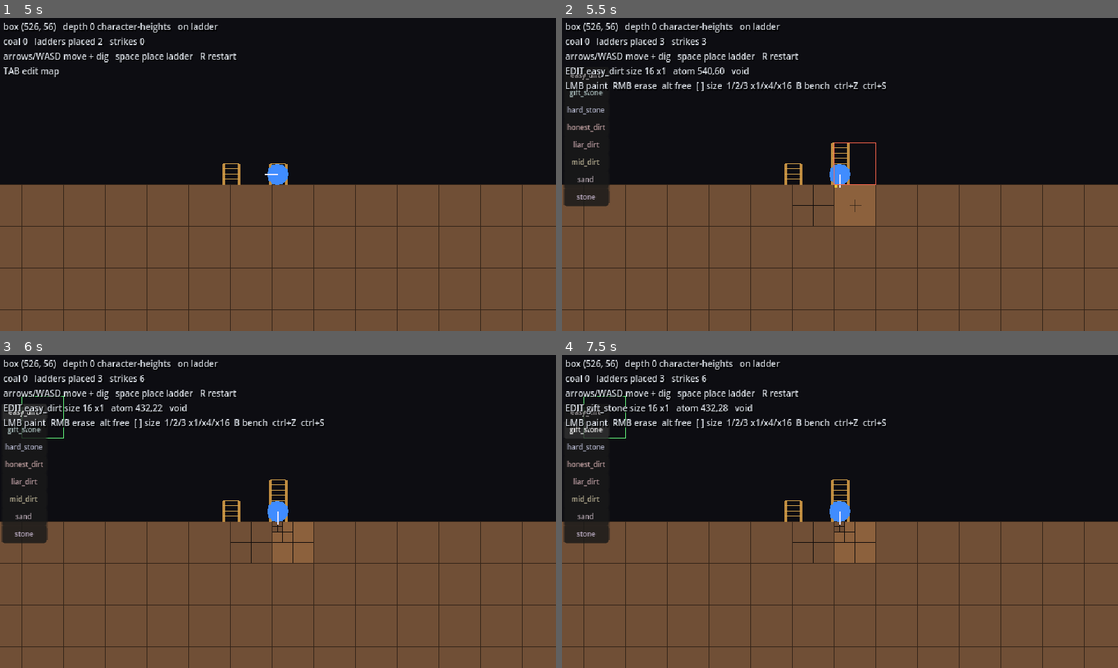
Above: before the commit, frames 1-4 (two rows, left to right).
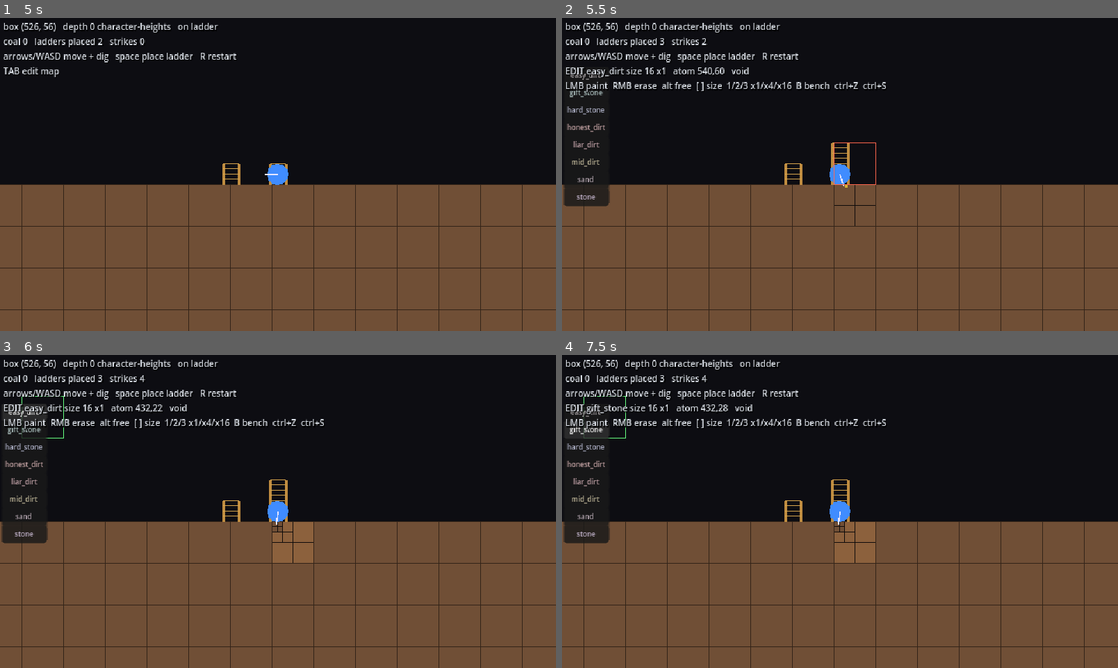
Above: after the commit, the same moments.

Repository: blarvin/Quadtree-Miner
Game: Godot game, scene res://scenes/main.tscn
The game is run twice, just before and just after one commit, with the same random seed, the same clock (stepped at 60 frames per second) and the same inputs.
Inputs (mouse positions are in pixels of both pictures, inside the frame that each line leads up to):
- Up to frame 1 (5 s): tap Enter at 0.5, 3.5 s; move the mouse to (400, 158) at 0.52 s; hold D (move_right) 0.53-1.25 s; hold Space (place_ladder) 0.53-1.25 s; click (400, 158) at 0.67 s; drag from (166, 190) to (250, 237) at 1.27 s; tap Space (place_ladder) at 2 s; move the mouse to (333, 105) at 2.02 s; hold D (move_right) 2.03-2.75 s; tap 1 at 2.1 s; drag from (250, 237) to (111, 127) at 2.77 s; move the mouse to (444, 221) at 3.52 s; hold A (move_left) 3.53-4.25 s; tap 3 at 3.6 s; drag from (111, 127) to (194, 96) at 4.27 s
- Up to frame 2 (5.5 s): tap Space (place_ladder) at 5 s; move the mouse to (867, 174) at 5.02 s; hold S (move_down) from 5.03 s (still down); tap Tab at 5.1 s; click (867, 174) at 5.17 s
- Up to frame 3 (6 s): release S (move_down) at 5.75 s; click "easy_dirt" at 5.75 s
- Up to frame 4 (7.5 s): click "easy_dirt" at 6.5 s; click "gift_stone" at 7.25 s

Frame 1 is identical in both runs. In frame 2, 1.0% of the frame differs, in the area x 25-57%, y 6-67%; in frame 3, less than 0.1%; in frame 4, less than 0.1%.

Commit message:
ANIMATE: tool impact scan and recoil animated for clarity

Diff:
--- a/scenes/main.tscn
+++ b/scenes/main.tscn
@@ -20,7 +20,10 @@
 
 [node name="Player" type="Node2D" parent="Stage" unique_id=1125243886]
 script = ExtResource("4_player")
-strike_rate = 12.0
+strike_rate = 7.0
+scan_reverse = true
+tool_recoil = 2.0
+tool_recoil_time = 0.05
 
 [node name="Editor" type="Node2D" parent="Stage" unique_id=1299771500]
 script = ExtResource("5_editor")
--- a/scripts/game/player.gd
+++ b/scripts/game/player.gd
@@ -28,6 +28,10 @@
 @export var tool_width: float = 0.5    ## atoms
 @export var impact_color: Color = Color(1.0, 0.85, 0.2)
 @export var impact_fade: float = 0.3   ## seconds
+## The bit kicks along its own axis after each hit: out on the blow, back
+## past rest, home. Amplitude in atoms (3 framebuffer px each).
+@export var tool_recoil: float = 1.0
+@export var tool_recoil_time: float = 0.08  ## seconds for one kick
 
 var world: World = null
 var ladders: Ladders = null
@@ -163,12 +167,17 @@
 		return on_ladder()
 	return air_control or standing() or on_ladder()
 
+## The obstructing atoms on side `dir`, in scan order (GDD 6.1).
+func _targets(dir: Vector2i) -> Array[Vector2i]:
+	var out: Array[Vector2i] = []
+	for a: Vector2i in _edge(dir):
+		if world.in_bounds(a) and world.is_solid(a):
+			out.append(a)
+	return out
+
 ## One strike at one atom: the next obstructing atom in the scan cycle.
 func _strike(dir: Vector2i) -> void:
-	var targets: Array[Vector2i] = []
-	for a: Vector2i in _edge(dir):
-		if world.in_bounds(a) and world.is_solid(a):
-			targets.append(a)
+	var targets: Array[Vector2i] = _targets(dir)
 	if targets.is_empty():
 		return
 	var at: Vector2i = targets[_scan_i % targets.size()]
@@ -185,8 +194,30 @@
 func _draw() -> void:
 	var c := Vector2(size, size) * 0.5
 	draw_circle(c, radius, body_color)
-	draw_line(c, c + Vector2(facing) * (radius + float(reach)), tool_color, tool_width)
+	_draw_tool(c)
 	if _impact_age < impact_fade:
 		var col: Color = impact_color
 		col.a = 1.0 - _impact_age / impact_fade
 		draw_rect(Rect2(Vector2(_impact - box), Vector2.ONE), col, true)
+
+## The tool aims at the atom the next strike will take -- the same scan cycle
+## the blow uses (GDD 6.1), so the cross-section being worked is visible --
+## and kicks along that axis for each hit.
+func _draw_tool(c: Vector2) -> void:
+	var axis := Vector2(facing)
+	if world != null:
+		var targets: Array[Vector2i] = _targets(facing)
+		if not targets.is_empty():
+			var at: Vector2i = targets[_scan_i % targets.size()]
+			var to_atom: Vector2 = Vector2(at - box) + Vector2(0.5, 0.5) - c
+			if to_atom.length_squared() > 0.0:
+				axis = to_atom.normalized()
+	draw_line(c, c + axis * (radius + float(reach) + _kick()), tool_color, tool_width)
+
+## Out on the blow, back past rest, home: a damped cosine over one recoil.
+## `_impact_age` is the time since the last strike.
+func _kick() -> float:
+	if tool_recoil_time <= 0.0 or _impact_age >= tool_recoil_time:
+		return 0.0
+	var phase: float = _impact_age / tool_recoil_time
+	return cos(TAU * phase) * (1.0 - phase) * tool_recoil
